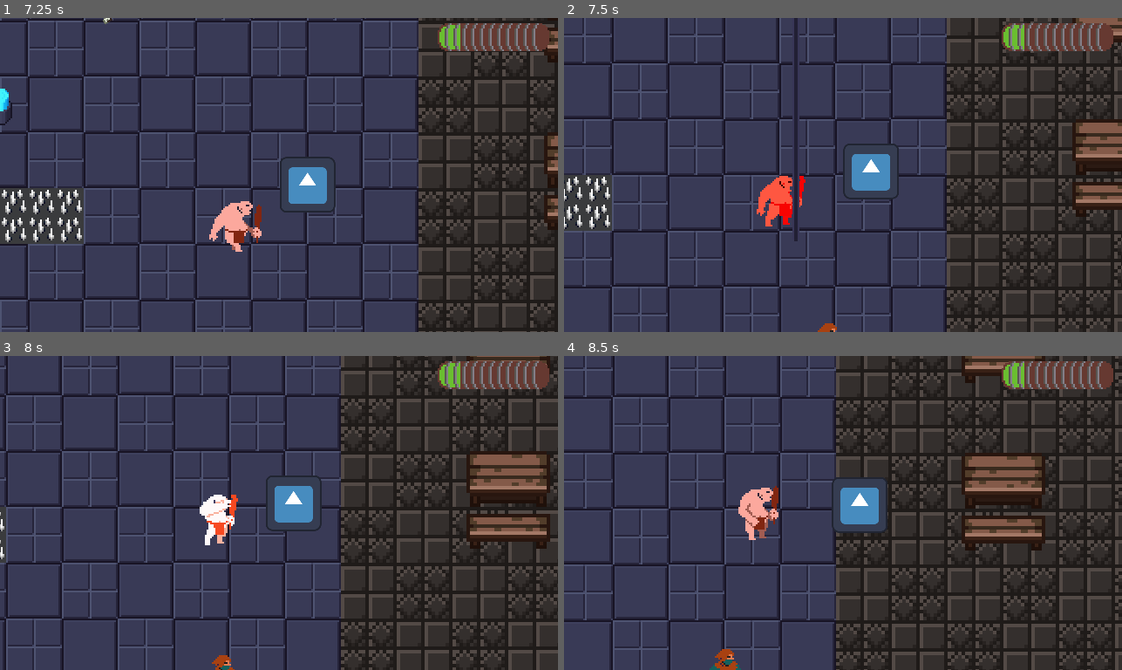
Above: before the commit, frames 1-4 (two rows, left to right).
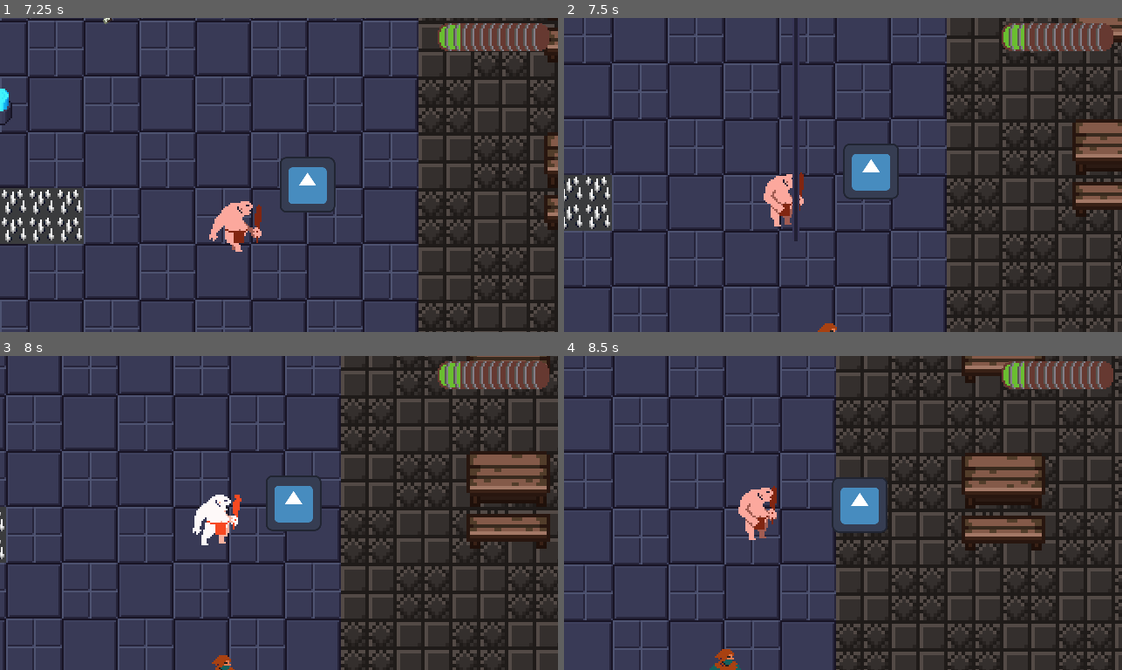
Above: after the commit, the same moments.

Repository: KxUgh/48h-game-jam-game
Game: Godot game, scene res://scenes/main_menu.tscn
The game is run twice, just before and just after one commit, with the same random seed, the same clock (stepped at 60 frames per second) and the same inputs. The engine's default icon, where the game draws it, is replaced by a stand-in: a white triangle on a blue panel in a dark square.
Inputs (mouse positions are in pixels of both pictures, inside the frame that each line leads up to):
- Up to frame 1 (7.25 s): click "Game the Game" at 0.5 s; move the mouse to (251, 237) at 1.27 s; hold W (up) 1.28-2.78 s; click (251, 237) at 1.35 s; move the mouse to (446, 222) at 2.02 s; click (446, 222) at 2.1 s; move the mouse to (111, 127) at 2.77 s; hold A (left) 2.78-4.28 s; click (111, 127) at 2.85 s; move the mouse to (306, 175) at 3.52 s; click (306, 175) at 3.6 s; move the mouse to (195, 96) at 4.27 s; hold S (down) 4.28-5.03 s; click (195, 96) at 4.35 s; move the mouse to (401, 159) at 5.02 s; hold D (right) 5.03-5.78 s; click (401, 159) at 5.1 s; move the mouse to (167, 190) at 5.77 s; hold W (up) 5.78-6.53 s; click (167, 190) at 5.85 s; move the mouse to (334, 105) at 6.52 s; hold D (right) from 6.53 s (still down); click (334, 105) at 6.6 s
- Up to frame 2 (7.5 s): keep holding D (right); move the mouse to (815, 237) at 7.27 s; click (815, 237) at 7.35 s
- Up to frame 3 (8 s): keep holding D (right)
- Up to frame 4 (8.5 s): keep holding D (right); move the mouse to (1010, 560) at 8.02 s; click (1010, 560) at 8.1 s

Frame 1 is identical in both runs. In frame 2, 0.8% of the frame differs, in the area x 34-44%, y 49-67%; in frame 3, 0.4%; in frame 4, less than 0.1%.

Commit message:
fix beam

Diff:
--- a/scripts/beam.gd
+++ b/scripts/beam.gd
@@ -6,5 +6,5 @@
 func _process(_delta: float) -> void:
 	if not sprite.is_playing():
 		queue_free()
-	if sprite.frame > 1:
+	if sprite.frame > 7:
 		monitoring = true
